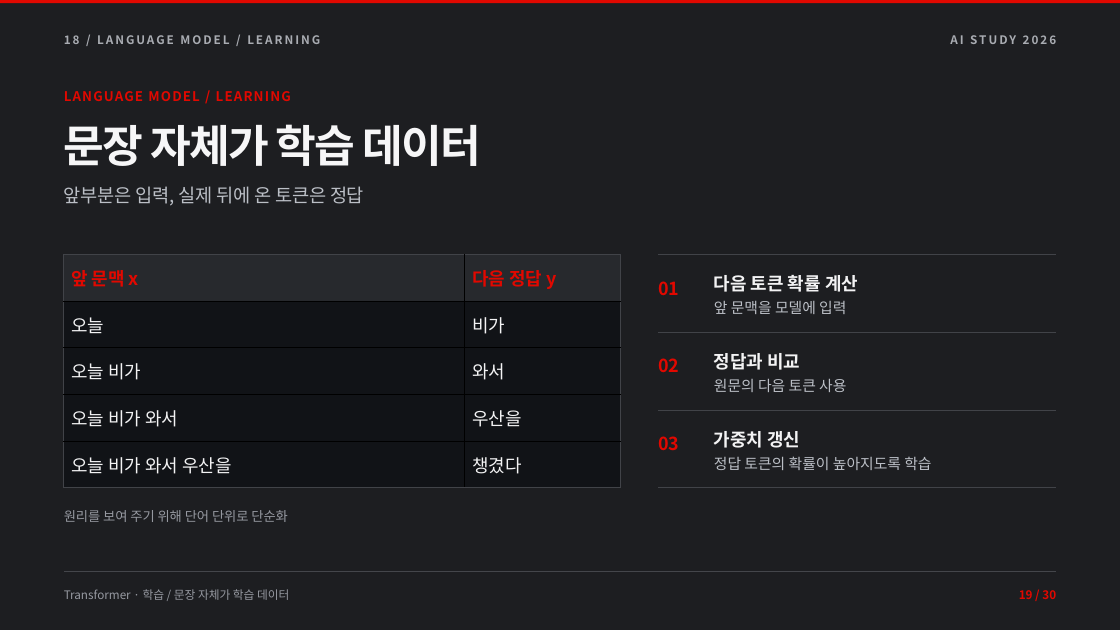
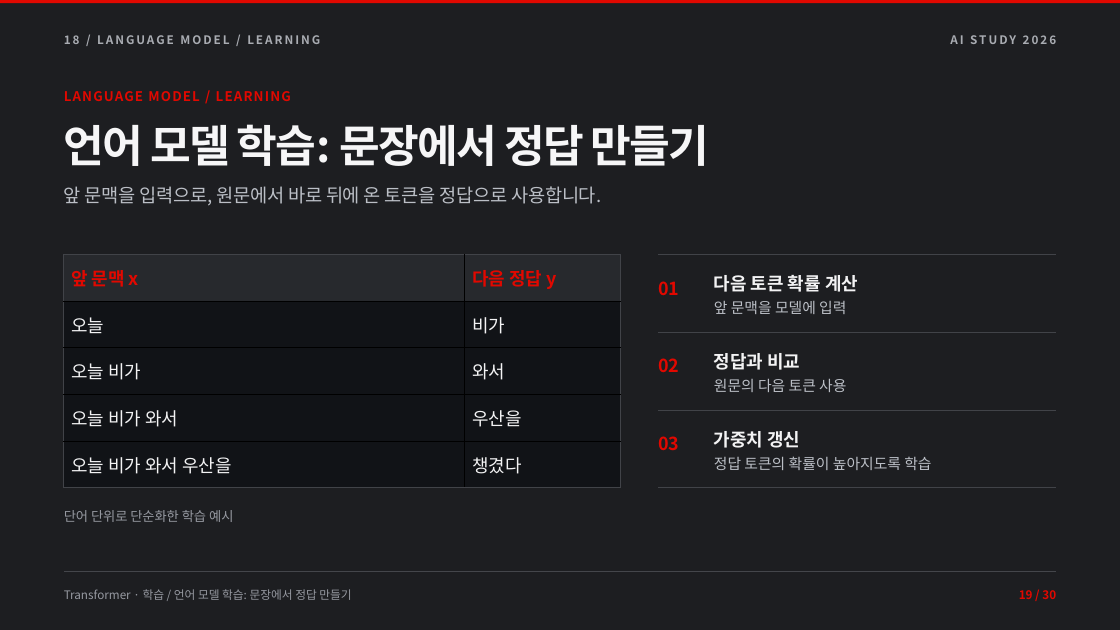
Before and after one commit to TRIPLESONG90/DAL, a slide deck: slide 19 of week2/DAL_Week2_AI_Learning.pptx. Drawn at 1120x630 pixels with LibreOffice and Linux fonts; fonts in the diff are those of the drawing. Boxes give left, top, right and bottom in pixels: in the first picture for what was removed or moved away, otherwise in the second. Text is boxed around its words. In the diff, an @@ line names an element or a change of style, - is before the commit and + after.

```diff
--- a/week2/DAL_Week2_AI_Learning.pptx
+++ b/week2/DAL_Week2_AI_Learning.pptx
@@ text at box(64, 124, 710, 166): text changed @@
-문장 자체가 학습 데이터
+언어 모델 학습: 문장에서 정답 만들기
@@ text at box(64, 186, 601, 206): text changed @@
-앞부분은 입력, 실제 뒤에 온 토큰은 정답
+앞 문맥을 입력으로, 원문에서 바로 뒤에 온 토큰을 정답으로 사용합니다.
@@ text at box(64, 510, 233, 522): text changed @@
-원리를 보여 주기 위해 단어 단위로 단순화
+단어 단위로 단순화한 학습 예시
@@ text at box(64, 589, 351, 600): text changed @@
-Transformer · 학습 / 문장 자체가 학습 데이터
+Transformer · 학습 / 언어 모델 학습: 문장에서 정답 만들기
```
Also in this commit, not shown: 27 other slides changed, 16 other files.
